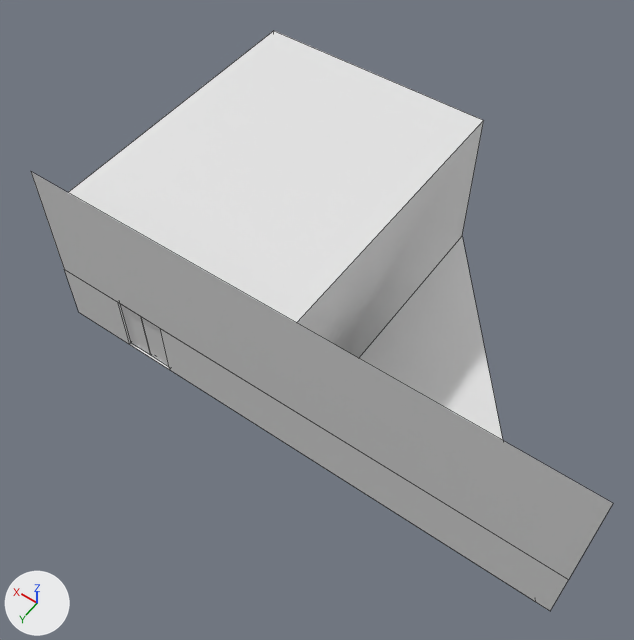
The FBX model AmongThemUnity/Assets/BlenderImport/Shop/Rich/SmallRichShop.fbx as it was, and as the next commit left it.
One viewpoint serves both versions: a camera (50 mm lens) standing at (-19.8, 11.9, 26.6) and looking at (-8.8, -3.4, 2.5). Arrows for +X, +Y and +Z are at lower left; the lights stay in place. Mesh edges are drawn as thin lines. Where no turn or scale is listed for an object, it has been applied to the vertices.

In view in the first picture: 'SmallRichShop'.
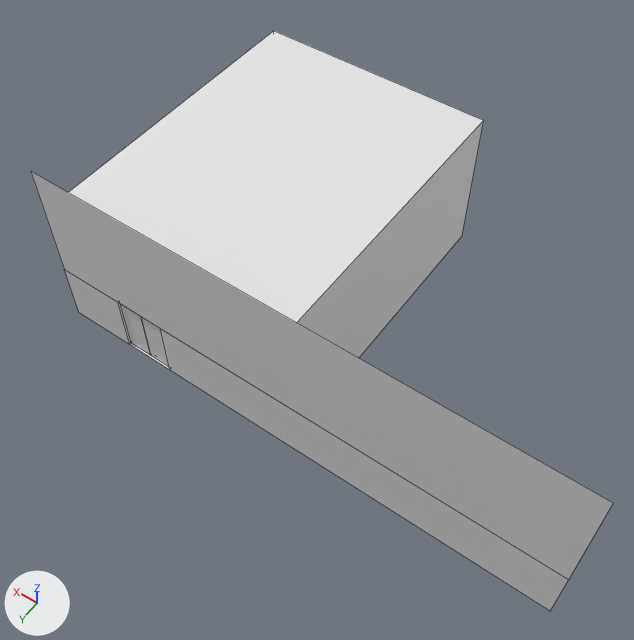
Boxes (x1, y1, x2, y2) around the edits, measured in the pictures (634 x 640 px):
part 1 of me_cube_242, built on
    before: (130, 236, 503, 440)
    after: (130, 343, 169, 369)

What the commit changed:
me_cube_242 has 26 vertices, 14 faces and spans x -20.0..0.0, y -12.1..0.0, z 0.0..7.2.
me_cube_242 is used by ob_smallrichshop; location (0.0, 0.0, 0.0).
Verts and faces of me_cube_242; kept vertices keep their numbers, new ones are numbered from 26.
Before the commit, vertices of me_cube_242: 0 (-0.5, 0.0, 0.0) at pixel (88, 318), 1 (-0.5, -12.1, 0.0), 3 (-10.0, -12.1, 0.0) at pixel (462, 235), 19 (-0.5, -0.3, 0.0), 20 (-2.6, -0.3, 0.0).
Before the commit, vertices of me_cube_242: 21 (-19.5, 0.0, 0.0) at pixel (535, 601), 22 (-10.0, -0.3, 0.0), 23 (-4.6, 0.0, 0.0) at pixel (169, 369), 24 (-4.6, -0.3, 0.0), 25 (-2.6, 0.0, 0.0) at pixel (129, 344).
Part 1, on me_cube_242:
Vertices deleted: 0, 21 (with the faces that use them).
New faces: (20, 25, 23, 24), (1, 19, 22, 3).
